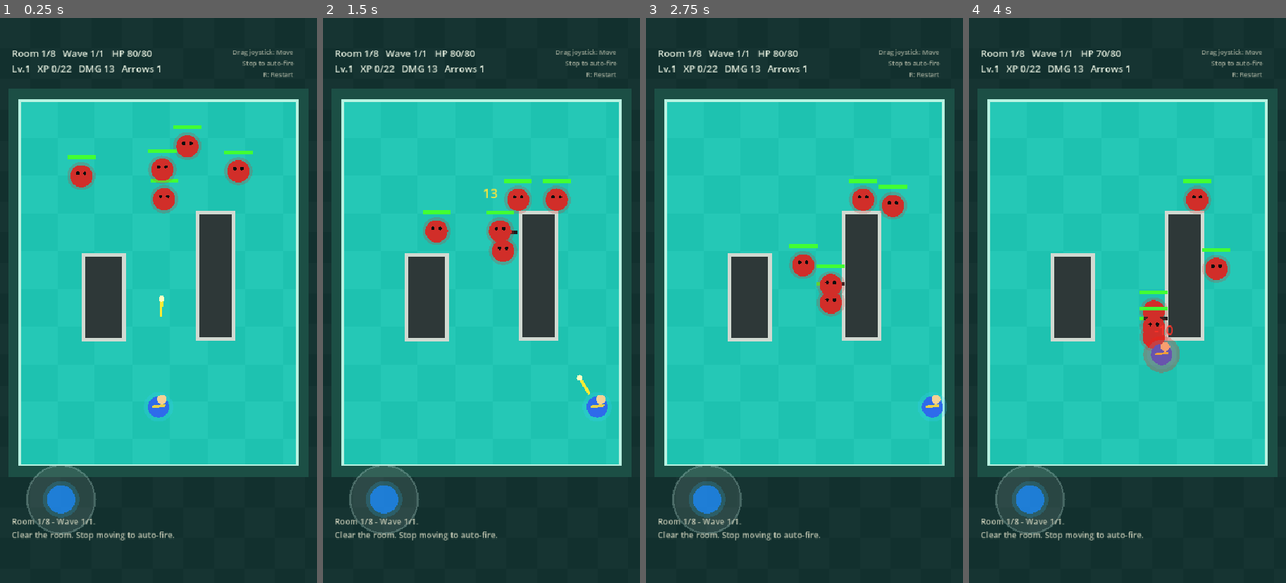
Above: before the commit, frames 1-4 (left to right).
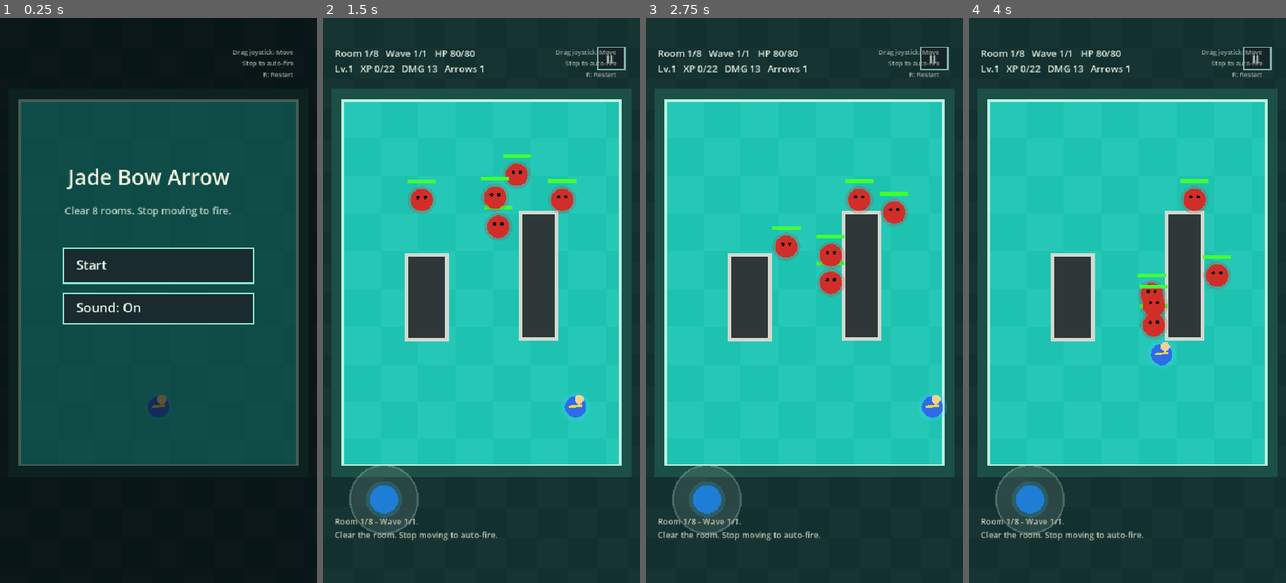
Above: after the commit, the same moments.

Repository: Stoner609/jade-bow-arrow
Game: Godot game, scene res://Main.tscn
The game is run twice, just before and just after one commit, with the same random seed, the same clock (stepped at 60 frames per second) and the same inputs.
Inputs (mouse positions are in pixels of both pictures, inside the frame that each line leads up to):
- Up to frame 1 (0.25 s): no input
- Up to frame 2 (1.5 s): tap Enter at 0.5 s; move the mouse to (551, 272) at 0.52 s; hold Right (move_right) 0.53-1.25 s; tap 1 at 0.6 s; click (551, 272) at 0.67 s; drag from (418, 328) to (465, 413) at 1.27 s
- Up to frame 3 (2.75 s): move the mouse to (836, 176) at 2.02 s; hold Right (move_right) from 2.03 s (still down); tap 3 at 2.1 s; click (836, 176) at 2.17 s
- Up to frame 4 (4 s): release Right (move_right) at 2.75 s; drag from (1111, 413) to (1032, 215) at 2.77 s; move the mouse to (1222, 385) at 3.52 s; hold Left (move_left) from 3.53 s (still down); tap 2 at 3.6 s; click (1222, 385) at 3.67 s

The runs differ from the first frame. In frame 1, 98% of the frame differs, in the area x 0-100%, y 0-100%; in frame 2, 3.3%; in frame 3, 2.4%; in frame 4, 1.9%.

Commit message:
The game’s name has been updated to Jade Bow Arrow. We’ve added a start screen, a pause function, and audio switching options, and adjusted the game logic to improve the player experience.

Diff:
--- a/project.godot
+++ b/project.godot
@@ -60,6 +60,10 @@
 ]
 }
 
+[input_devices]
+
+pointing/emulate_mouse_from_touch=false
+
 [rendering]
 
 renderer/rendering_method="mobile"
--- a/scripts/core/game.gd
+++ b/scripts/core/game.gd
@@ -12,7 +12,7 @@
 const TouchControls := preload("res://scripts/ui/touch_controls.gd")
 const CollisionUtils := preload("res://scripts/utils/collision_utils.gd")
 
-enum Mode { PLAYING, UPGRADE, DEAD, WON }
+enum Mode { START, PLAYING, UPGRADE, PAUSED, DEAD, WON }
 
 @onready var hud: Label = $CanvasLayer/HUD
 @onready var log_label: Label = $CanvasLayer/Log
@@ -28,6 +28,7 @@
 var room_clear := false
 var fire_timer := 0.0
 var damage_flash := 0.0
+var muted := false
 var upgrade_choices: Array = []
 var messages: Array[String] = []
 
@@ -49,7 +50,7 @@
 func _ready() -> void:
 	rng.randomize()
 	help_label.text = "Drag joystick: Move\nStop to auto-fire\nR: Restart"
-	_new_run()
+	_show_start_screen()
 
 
 # 用途：每一幀更新遊戲狀態，包括玩家、敵人、投射物、拾取物與畫面刷新。
@@ -57,6 +58,7 @@
 	if mode != Mode.PLAYING:
 		damage_flash = max(0.0, damage_flash - delta)
 		_update_floating_texts(delta)
+		_refresh()
 		queue_redraw()
 		return
 
@@ -82,7 +84,7 @@
 		return
 
 	if event.is_action_pressed("restart_run"):
-		_new_run()
+		_start_run()
 		return
 
 	if mode == Mode.UPGRADE:
@@ -100,12 +102,17 @@
 	if event is InputEventScreenTouch:
 		var touch := event as InputEventScreenTouch
 		if touch.pressed:
+			if _handle_overlay_touch(touch.position):
+				return true
 			if mode == Mode.UPGRADE:
 				for i in upgrade_choices.size():
 					if _upgrade_card_rect(i).has_point(touch.position):
 						_take_upgrade(i)
 						return true
-			if Constants.JOYSTICK_TOUCH_ZONE.has_point(touch.position):
+			if mode == Mode.PLAYING and _button_rect("pause").has_point(touch.position):
+				_pause_game()
+				return true
+			if mode == Mode.PLAYING and Constants.JOYSTICK_TOUCH_ZONE.has_point(touch.position):
 				joystick_touch_index = touch.index
 				joystick_center = touch.position
 				joystick_active = true
@@ -120,6 +127,39 @@
 	elif event is InputEventScreenDrag and event.index == joystick_touch_index:
 		touch_axis = _joystick_axis(event.position)
 		return true
+	return false
+
+
+# 用途：處理開始、暫停、死亡、通關等覆蓋介面的觸控按鈕。
+func _handle_overlay_touch(position: Vector2) -> bool:
+	match mode:
+		Mode.START:
+			if _button_rect("start").has_point(position):
+				_start_run()
+				return true
+			if _button_rect("sound_start").has_point(position):
+				_toggle_sound()
+				return true
+		Mode.PAUSED:
+			if _button_rect("resume").has_point(position):
+				_resume_game()
+				return true
+			if _button_rect("restart_pause").has_point(position):
+				_start_run()
+				return true
+			if _button_rect("sound_pause").has_point(position):
+				_toggle_sound()
+				return true
+			if _button_rect("menu_pause").has_point(position):
+				_show_start_screen()
+				return true
+		Mode.DEAD, Mode.WON:
+			if _button_rect("restart_end").has_point(position):
+				_start_run()
+				return true
+			if _button_rect("menu_end").has_point(position):
+				_show_start_screen()
+				return true
 	return false
 
 
@@ -135,11 +175,42 @@
 	_draw_player()
 	_draw_floating_texts()
 	_draw_touch_controls()
+	_draw_pause_button()
 	_draw_overlay()
 
 
 # 用途：重設玩家能力與關卡狀態，開始一輪新的遊戲流程。
 func _new_run() -> void:
+	_start_run()
+
+
+# 用途：顯示開始畫面並清空目前戰鬥狀態。
+func _show_start_screen() -> void:
+	mode = Mode.START
+	room_index = 1
+	wave_index = 0
+	total_waves = 1
+	wave_break_timer = 0.0
+	elapsed = 0.0
+	fire_timer = 0.0
+	damage_flash = 0.0
+	room_clear = false
+	enemies.clear()
+	arrows.clear()
+	enemy_shots.clear()
+	pickups.clear()
+	floating_texts.clear()
+	messages.clear()
+	touch_axis = Vector2.ZERO
+	joystick_center = Constants.JOYSTICK_CENTER
+	joystick_active = false
+	joystick_touch_index = -1
+	PlayerModel.reset(player, _player_start_position())
+	_refresh()
+
+
+# 用途：重設玩家與關卡，正式開始一輪遊戲。
+func _start_run() -> void:
 	mode = Mode.PLAYING
 	room_index = 1
 	wave_index = 0
@@ -369,6 +440,9 @@
 	floating_texts.append({"pos": player.pos + Vector2(-18, -32), "text": "-%d" % damage, "color": Color(1.0, 0.2, 0.16), "life": 0.72})
 	if player.hp <= 0:
 		mode = Mode.DEAD
+		touch_axis = Vector2.ZERO
+		joystick_active = false
+		joystick_touch_index = -1
 		_log("You were overwhelmed. Press R to restart.")
 
 
@@ -419,6 +493,31 @@
 	mode = Mode.PLAYING
 
 
+# 用途：進入暫停狀態並停止觸控搖桿輸入。
+func _pause_game() -> void:
+	if mode != Mode.PLAYING:
+		return
+	mode = Mode.PAUSED
+	touch_axis = Vector2.ZERO
+	joystick_center = Constants.JOYSTICK_CENTER
+	joystick_active = false
+	joystick_touch_index = -1
+	_log("Paused.")
+
+
+# 用途：從暫停狀態回到遊戲。
+func _resume_game() -> void:
+	if mode == Mode.PAUSED:
+		mode = Mode.PLAYING
+		_log("Resume.")
+
+
+# 用途：切換音效開關狀態，之後加入音效時可接到 AudioServer。
+func _toggle_sound() -> void:
+	muted = not muted
+	_log("Sound Off." if muted else "Sound On.")
+
+
 # 用途：確認房間敵人是否全滅，並在清場後開啟傳送門。
 func _check_room_clear() -> void:
 	if room_clear or enemies.size() > 0:
@@ -522,6 +621,30 @@
 	return Rect2(Vector2(54, 274 + index * 126), Vector2(432, 106))
 
 
+# 用途：取得手繪 UI 按鈕的位置。
+func _button_rect(id: String) -> Rect2:
+	match id:
+		"pause":
+			return Rect2(Vector2(468, 50), Vector2(46, 38))
+		"start":
+			return Rect2(Vector2(108, 392), Vector2(324, 58))
+		"sound_start":
+			return Rect2(Vector2(108, 468), Vector2(324, 52))
+		"resume":
+			return Rect2(Vector2(108, 334), Vector2(324, 54))
+		"restart_pause":
+			return Rect2(Vector2(108, 406), Vector2(324, 54))
+		"sound_pause":
+			return Rect2(Vector2(108, 478), Vector2(324, 54))
+		"menu_pause":
+			return Rect2(Vector2(108, 550), Vector2(324, 54))
+		"restart_end":
+			return Rect2(Vector2(108, 456), Vector2(324, 56))
+		"menu_end":
+			return Rect2(Vector2(108, 530), Vector2(324, 56))
+	return Rect2()
+
+
 # 用途：計算玩家目前等級升到下一級所需的經驗值。
 func _xp_needed() -> int:
 	return 14 + int(player.level) * 8
@@ -538,6 +661,11 @@
 
 # 用途：更新 HUD、訊息紀錄文字，並要求畫面重新繪製。
 func _refresh() -> void:
+	if mode == Mode.START:
+		hud.text = ""
+		log_label.text = ""
+		queue_redraw()
+		return
 	var xp_needed: int = _xp_needed()
 	hud.text = HudPresenter.hud_text(room_index, Constants.MAX_ROOMS, wave_index, total_waves, player, xp_needed)
 	log_label.text = HudPresenter.recent_messages(messages, 3)
@@ -651,15 +779,38 @@
 	draw_circle(knob_position, Constants.JOYSTICK_KNOB_RADIUS + 7.0, Color(0.15, 0.75, 1.0, 0.18))
 
 
+# 用途：繪製遊戲進行中的暫停按鈕。
+func _draw_pause_button() -> void:
+	if mode != Mode.PLAYING:
+		return
+	var rect := _button_rect("pause")
+	draw_rect(rect, Color(0.08, 0.12, 0.14, 0.72))
+	draw_rect(rect, Color(0.65, 0.88, 0.84, 0.75), false, 2.0)
+	draw_string(ThemeDB.fallback_font, rect.position + Vector2(14, 27), "II", HORIZONTAL_ALIGNMENT_LEFT, -1, 20, Color(0.9, 0.96, 0.92))
+
+
 # 用途：繪製傷害、回血等浮動數字文字。
 func _draw_floating_texts() -> void:
 	for text in floating_texts:
 		draw_string(ThemeDB.fallback_font, text.pos, text.text, HORIZONTAL_ALIGNMENT_LEFT, -1, 22, text.color)
 
 
+# 用途：繪製共用矩形按鈕。
+func _draw_button(rect: Rect2, label: String) -> void:
+	draw_rect(rect, Color(0.1, 0.16, 0.18, 0.94))
+	draw_rect(rect, Color(0.54, 0.9, 0.82), false, 2.5)
+	draw_string(ThemeDB.fallback_font, rect.position + Vector2(22, rect.size.y * 0.62), label, HORIZONTAL_ALIGNMENT_LEFT, -1, 22, Color(0.94, 0.98, 0.92))
+
+
 # 用途：繪製升級選擇、死亡與通關時的覆蓋介面。
 func _draw_overlay() -> void:
-	if mode == Mode.UPGRADE:
+	if mode == Mode.START:
+		draw_rect(Rect2(Vector2.ZERO, Constants.VIEW_SIZE), Color(0.02, 0.03, 0.04, 0.64))
+		draw_string(ThemeDB.fallback_font, Vector2(116, 284), "Jade Bow Arrow", HORIZONTAL_ALIGNMENT_LEFT, -1, 36, Color(0.95, 0.96, 0.88))
+		draw_string(ThemeDB.fallback_font, Vector2(110, 334), "Clear 8 rooms. Stop moving to fire.", HORIZONTAL_ALIGNMENT_LEFT, -1, 17, Color(0.72, 0.82, 0.78))
+		_draw_button(_button_rect("start"), "Start")
+		_draw_button(_button_rect("sound_start"), "Sound: %s" % ("Off" if muted else "On"))
+	elif mode == Mode.UPGRADE:
 		draw_rect(Rect2(Vector2.ZERO, Constants.VIEW_SIZE), Color(0.02, 0.03, 0.04, 0.72))
 		draw_string(ThemeDB.fallback_font, Vector2(124, 220), "Choose an ability", HORIZONTAL_ALIGNMENT_LEFT, -1, 31, Color(0.95, 0.96, 0.88))
 		for i in upgrade_choices.size():
@@ -669,8 +820,17 @@
 			draw_string(ThemeDB.fallback_font, card.position + Vector2(20, 42), "%d" % (i + 1), HORIZONTAL_ALIGNMENT_LEFT, -1, 27, Color(1.0, 0.86, 0.22))
 			draw_string(ThemeDB.fallback_font, card.position + Vector2(72, 42), upgrade_choices[i].name, HORIZONTAL_ALIGNMENT_LEFT, -1, 22, Color(0.95, 0.96, 0.88))
 			draw_string(ThemeDB.fallback_font, card.position + Vector2(72, 78), upgrade_choices[i].desc, HORIZONTAL_ALIGNMENT_LEFT, -1, 16, Color(0.76, 0.82, 0.78))
+	elif mode == Mode.PAUSED:
+		draw_rect(Rect2(Vector2.ZERO, Constants.VIEW_SIZE), Color(0.02, 0.03, 0.04, 0.72))
+		draw_string(ThemeDB.fallback_font, Vector2(202, 274), "Paused", HORIZONTAL_ALIGNMENT_LEFT, -1, 36, Color(0.95, 0.96, 0.88))
+		_draw_button(_button_rect("resume"), "Resume")
+		_draw_button(_button_rect("restart_pause"), "Restart")
+		_draw_button(_button_rect("sound_pause"), "Sound: %s" % ("Off" if muted else "On"))
+		_draw_button(_button_rect("menu_pause"), "Main Menu")
 	elif mode == Mode.DEAD or mode == Mode.WON:
 		draw_rect(Rect2(Vector2.ZERO, Constants.VIEW_SIZE), Color(0.02, 0.03, 0.04, 0.74))
 		var title := "Chapter cleared" if mode == Mode.WON else "Run failed"
 		draw_string(ThemeDB.fallback_font, Vector2(144, 374), title, HORIZONTAL_ALIGNMENT_LEFT, -1, 36, Color(0.95, 0.96, 0.88))
-		draw_string(ThemeDB.fallback_font, Vector2(130, 424), "Press R to start a new run.", HORIZONTAL_ALIGNMENT_LEFT, -1, 19, Color(0.76, 0.82, 0.78))
+		draw_string(ThemeDB.fallback_font, Vector2(142, 424), "Choose your next step.", HORIZONTAL_ALIGNMENT_LEFT, -1, 18, Color(0.76, 0.82, 0.78))
+		_draw_button(_button_rect("restart_end"), "Restart")
+		_draw_button(_button_rect("menu_end"), "Main Menu")
--- a/tests/smoke_test.gd
+++ b/tests/smoke_test.gd
@@ -14,6 +14,17 @@
 		push_error("Game script failed to load.")
 		quit(1)
 		return
+	if not "mode" in game:
+		push_error("Game controller properties are unavailable.")
+		quit(1)
+		return
+	if game.mode != game.Mode.START:
+		push_error("Game did not start on the start screen.")
+		quit(1)
+		return
+
+	game._start_run()
+	await process_frame
 
 	if game.obstacles.is_empty():
 		push_error("Room obstacles were not generated.")
@@ -63,4 +74,26 @@
 		quit(1)
 		return
 
+	game._pause_game()
+	if game.mode != game.Mode.PAUSED:
+		push_error("Pause did not enter paused mode.")
+		quit(1)
+		return
+	game._resume_game()
+	if game.mode != game.Mode.PLAYING:
+		push_error("Resume did not return to playing mode.")
+		quit(1)
+		return
+	var was_muted: bool = game.muted
+	game._toggle_sound()
+	if game.muted == was_muted:
+		push_error("Sound toggle did not change muted state.")
+		quit(1)
+		return
+	game._show_start_screen()
+	if game.mode != game.Mode.START:
+		push_error("Main menu did not return to start mode.")
+		quit(1)
+		return
+
 	quit(0)
Not shown, changed: README.md
